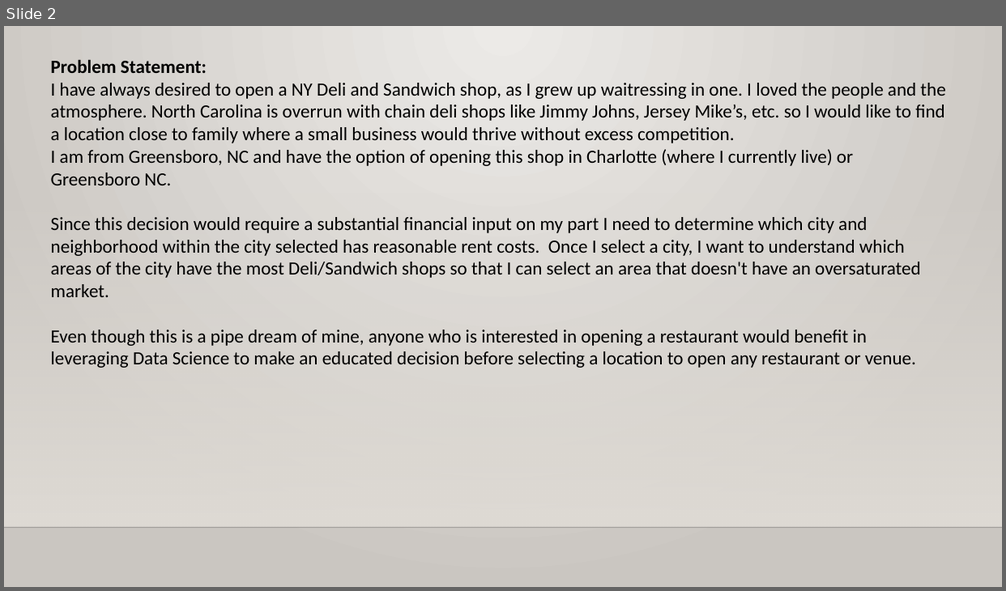
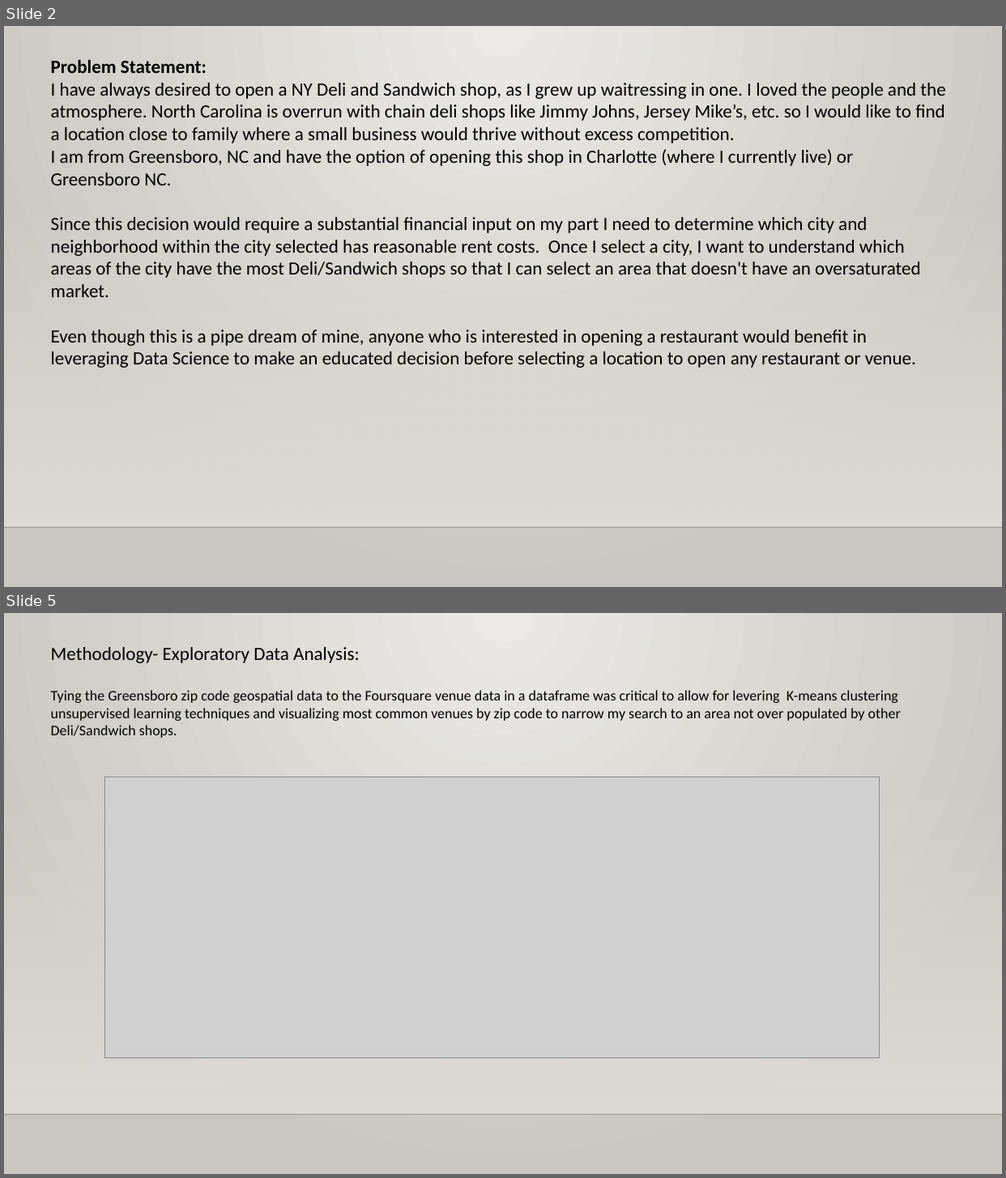
Before and after one commit to crowela022/LCDataScience, a slide deck: Data Science Capstone Project Presentation 2.pptx. Shown one above the other, each under a label of ours: slide 2 before the commit, slides 2 and 5 after it; the slides between them are not shown. The pictures are 1006x591 and 1006x1178 pixels, drawn with LibreOffice and Linux fonts; fonts in the diff are those of the drawing; grey boxes stand for pictures; background and template pictures are left out. Boxes give left, top, right and bottom in pixels: in the first picture for what was removed or moved away, otherwise in the second. Text is boxed around its words. In the diff, an @@ line names an element or a change of style, - is before the commit and + after.

```diff
--- a/Data Science Capstone Project Presentation 2.pptx
+++ b/Data Science Capstone Project Presentation 2.pptx
@@ slide 5 added at box(4, 613, 1002, 1174), background gradient #ECEAE7 to #CAC7C1; not listed: 2 template elements that a slide beside it also shows @@
@@ text added at box(51, 647, 901, 738), 14 pt, text #000000 @@
+Methodology- Exploratory Data Analysis:
+Tying the Greensboro zip code geospatial data to the Foursquare venue data in a dataframe was critical to allow for levering K-means clustering unsupervised learning techniques and visualizing most common venues by zip code to narrow my search to an area not over populated by other Deli/Sandwich shops.
@@ picture added at box(105, 777, 880, 1058) @@
```
Also in this commit, not shown: 2 slides changed, 4 other slides added, 5 slides removed.
